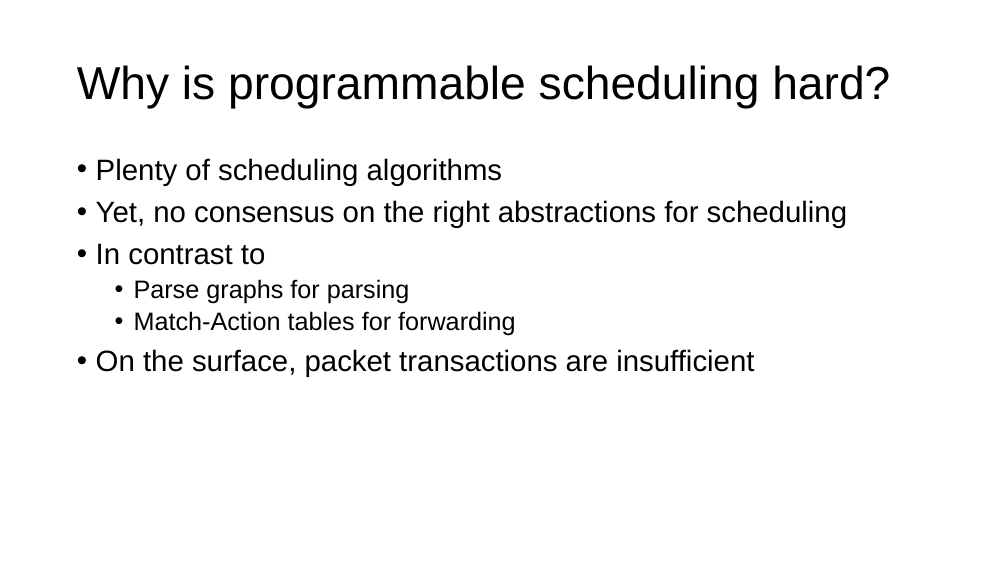
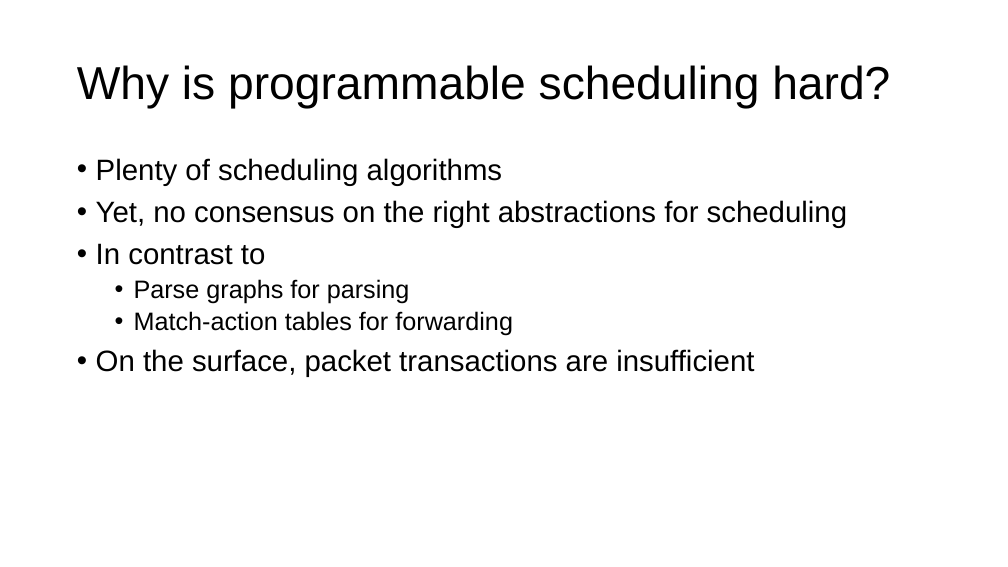
Before and after one commit to anirudhSK/pifo-domino-marple-ppts, a slide deck: slide 38 of domino_pifo.pptx (slide 39 before the commit). Drawn at 1008x567 pixels with LibreOffice and Linux fonts; fonts in the diff are those of the drawing. Boxes give left, top, right and bottom in pixels: in the first picture for what was removed or moved away, otherwise in the second. Text is boxed around its words. In the diff, an @@ line names an element or a change of style, - is before the commit and + after.

```diff
--- a/domino_pifo.pptx
+++ b/domino_pifo.pptx
@@ text at <box>134,311,513,336</box>: text changed @@
-  • Match-Action tables for forwarding
+  • Match-action tables for forwarding
```
Also in this commit, not shown: 54 other slides changed, 2 slides added, 1 slide removed.
